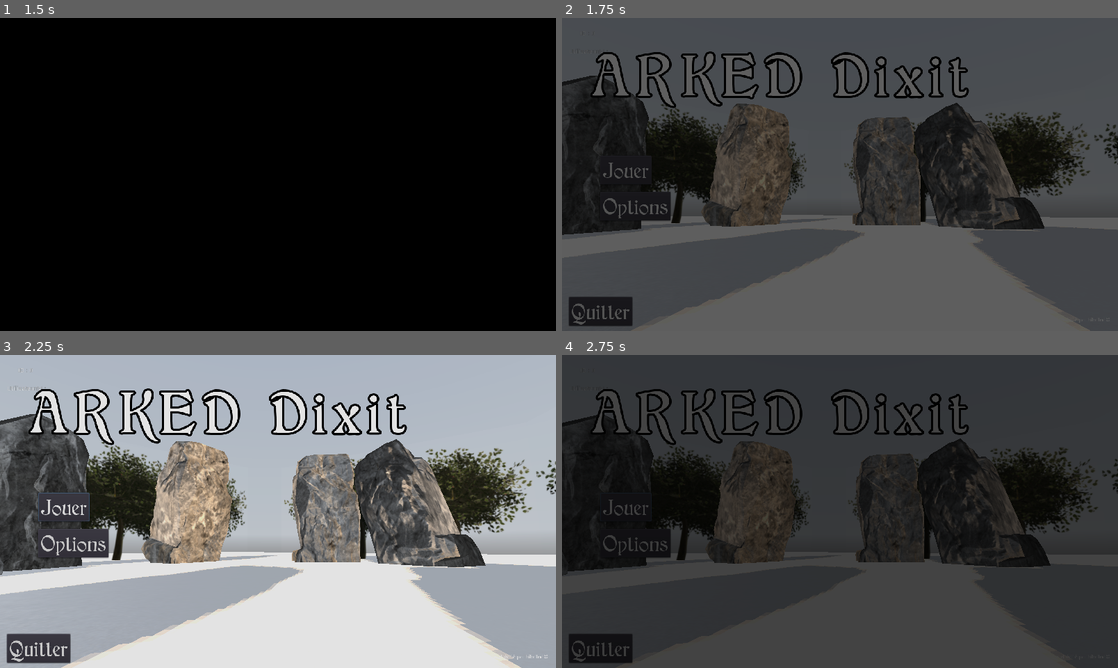
Above: before the commit, frames 1-4 (two rows, left to right).
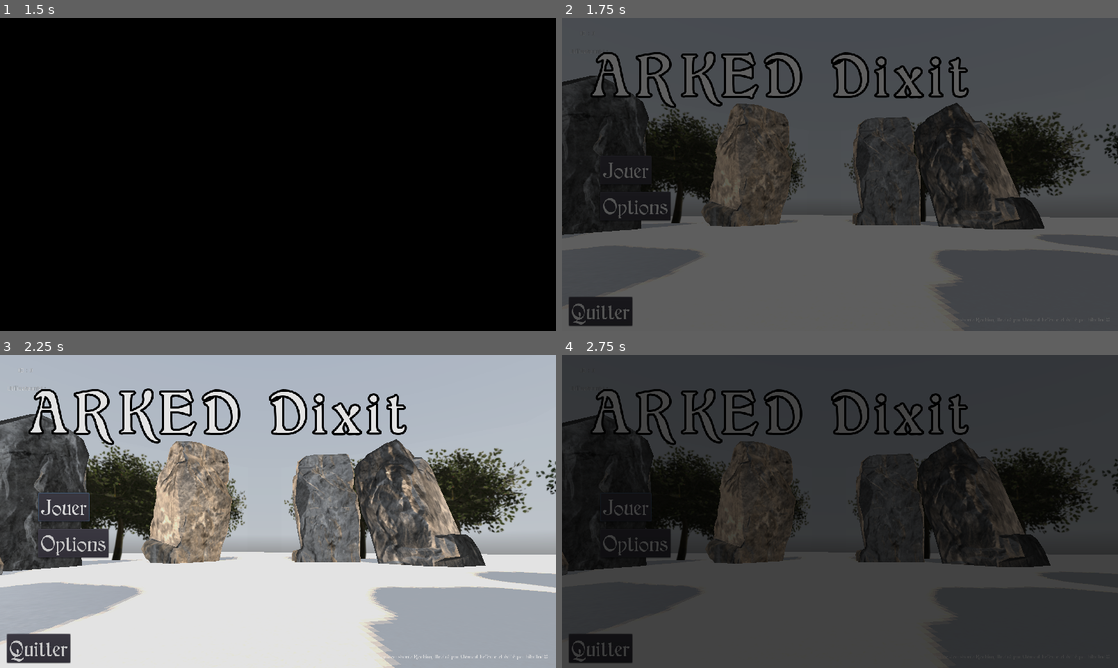
Above: after the commit, the same moments.

Repository: ArthurBajt/ARKED-Dixit-GODOT
Game: Godot game, scene res://Scenes/Intro&Outro/Intro.tscn
The game is run twice, just before and just after one commit, with the same random seed, the same clock (stepped at 60 frames per second) and the same inputs. A sky picture missing from this copy of the repository is replaced by a grey-blue gradient.
Inputs (mouse positions are in pixels of both pictures, inside the frame that each line leads up to):
- Up to frame 1 (1.5 s): tap Enter at 0.5, 0.6, 1.35 s; move the mouse to (400, 158) at 0.52 s; hold Up 0.53-1.28 s; click (400, 158) at 0.67 s; move the mouse to (166, 190) at 1.27 s; hold Down from 1.28 s (still down)
- Up to frame 2 (1.75 s): keep holding Down
- Up to frame 3 (2.25 s): release Down at 2 s; click "Jouer" at 2 s
- Up to frame 4 (2.75 s): no input

Frame 1 is identical in both runs. In frame 2, 11% of the frame differs, in the area x 0-100%, y 35-100%; in frame 3, 15%, in the area x 0-100%, y 27-100%; in frame 4, less than 0.1%.

Commit message:
Musique + options slider

Diff:
--- a/Scenes/Intro&Outro/Outro.gd
+++ b/Scenes/Intro&Outro/Outro.gd
@@ -5,6 +5,7 @@
 	$Ui/ColorRect/VBoxContainer/outroMessage.text = R.getString("outroMessage")
 	$AnimationPlayer.connect("animation_finished", self, "skip")
 	$AnimationPlayer.play("outro")
+	Music.stop()
 
 
 func _input(event):
--- a/Scenes/Menu/Menu.gd
+++ b/Scenes/Menu/Menu.gd
@@ -4,11 +4,14 @@
 onready var buttonCreer = $Ui/VBoxContainer/HBoxContainer2/ButtonCreer
 onready var buttonRejoindre = $Ui/VBoxContainer/HBoxContainer2/ButtonRejoindre
 
+export(String, FILE, "*.ogg") var musiquePath
+
 var player_name = ""
 
 func _ready():
 	buttonCreer.text = R.getString("buttonCreer")
 	buttonRejoindre.text = R.getString("buttonRejoindre")
+	Music.setMusic(self.musiquePath)
 
 
 func _on_ButtonCreer_pressed():
--- a/Scenes/Menu/Menu.tscn
+++ b/Scenes/Menu/Menu.tscn
@@ -4,6 +4,7 @@
 
 [node name="Menu" type="Node"]
 script = ExtResource( 1 )
+musiquePath = "res://Assets/Songs/teller-of-the-tales-kevin-macleod.ogg"
 
 [node name="Ui" type="Control" parent="."]
 anchor_right = 1.0
--- a/Scenes/MenuPrincipal/MenuPrincipal.gd
+++ b/Scenes/MenuPrincipal/MenuPrincipal.gd
@@ -3,9 +3,11 @@
 onready var camRoot = $"3dRoot/CamRoot"
 var vitesseRotation = 0.02
 
+export(String, FILE, "*.ogg") var musiquePath
 
 func _ready():
 	initUi()
+	Music.setMusic(self.musiquePath)
 
 func _physics_process(delta):
 	self.camRoot.rotation.y += self.vitesseRotation * delta
--- a/Scenes/MenuPrincipal/MenuPrincipal.tscn
+++ b/Scenes/MenuPrincipal/MenuPrincipal.tscn
@@ -17,6 +17,7 @@
 
 [node name="MenuPrincipal" type="Node"]
 script = ExtResource( 4 )
+musiquePath = "res://Assets/Songs/teller-of-the-tales-kevin-macleod.ogg"
 
 [node name="3dRoot" type="Spatial" parent="."]
 
@@ -30,7 +31,7 @@
 [node name="Lights" type="Spatial" parent="3dRoot/Mesh"]
 
 [node name="DirectionalLight" type="DirectionalLight" parent="3dRoot/Mesh/Lights"]
-transform = Transform( 0.878802, -0.365532, 0.306746, 0.22255, 0.882587, 0.41414, -0.422111, -0.295681, 0.856969, 4.11209, 20, 11 )
+transform = Transform( 0.763383, -0.465824, 0.447497, 0.100073, 0.769702, 0.630511, -0.638147, -0.436539, 0.634194, 3.85164, 19.7204, 10.601 )
 light_color = Color( 0.776471, 0.545098, 0.294118, 1 )
 shadow_enabled = true
 
--- /dev/null
+++ b/Scenes/MusicPlayer/MusicPlayer.gd
@@ -0,0 +1,23 @@
+class_name MusicPlayer
+extends Node
+
+onready var audioPlayer = $AudioStreamPlayer
+onready var animPlayer = $AnimationPlayer
+
+
+func changeMusic(path: String):
+	var audio = load(path)
+	self.animPlayer.play("fadeOut")
+	yield(self.animPlayer, "animation_finished")
+	self.audioPlayer.stop()
+	self.audioPlayer.stream = audio
+	self.audioPlayer.play()
+	self.animPlayer.play("fadeIn")
+	yield(self.animPlayer, "animation_finished")
+
+
+
+func stop():
+	self.animPlayer.play("fadeOut")
+	yield(self.animPlayer, "animation_finished")
+	self.audioPlayer.stop()
--- /dev/null
+++ b/Scenes/MusicPlayer/MusicPlayer.tscn
@@ -0,0 +1,40 @@
+[gd_scene load_steps=4 format=2]
+
+[ext_resource path="res://Scenes/MusicPlayer/MusicPlayer.gd" type="Script" id=1]
+
+[sub_resource type="Animation" id=1]
+resource_name = "fadeIn"
+tracks/0/type = "bezier"
+tracks/0/path = NodePath("AudioStreamPlayer:volume_db")
+tracks/0/interp = 1
+tracks/0/loop_wrap = true
+tracks/0/imported = false
+tracks/0/enabled = true
+tracks/0/keys = {
+"points": PoolRealArray( -25, -0.25, 0, 0.25, 0, 0, -0.25, 0, 0.25, 0 ),
+"times": PoolRealArray( 0, 1 )
+}
+
+[sub_resource type="Animation" id=2]
+resource_name = "fadeOut"
+tracks/0/type = "bezier"
+tracks/0/path = NodePath("AudioStreamPlayer:volume_db")
+tracks/0/interp = 1
+tracks/0/loop_wrap = true
+tracks/0/imported = false
+tracks/0/enabled = true
+tracks/0/keys = {
+"points": PoolRealArray( 0, -0.25, 0, 0.25, 0, -25, -0.25, 0, 0.25, 0 ),
+"times": PoolRealArray( 0, 1 )
+}
+
+[node name="MusicPlayer" type="Node"]
+script = ExtResource( 1 )
+
+[node name="AudioStreamPlayer" type="AudioStreamPlayer" parent="."]
+volume_db = -25.0
+bus = "Music"
+
+[node name="AnimationPlayer" type="AnimationPlayer" parent="."]
+anims/fadeIn = SubResource( 1 )
+anims/fadeOut = SubResource( 2 )
--- a/Scenes/Options/Options.gd
+++ b/Scenes/Options/Options.gd
@@ -24,3 +24,25 @@
 
 func _on_ButtonFermer_pressed():
 	self.cache()
+
+
+#==========================
+#	Changement
+
+# Son
+# VOLUME
+onready var busVolume = AudioServer.get_bus_index("Master")
+func _on_SliderVolume_value_changed(value):
+	AudioServer.set_bus_volume_db( self.busVolume, value )
+
+
+# MUSIQUE
+onready var busMusic = AudioServer.get_bus_index("Music")
+func _on_SliderMusique_value_changed(value):
+	AudioServer.set_bus_volume_db( self.busMusic, value )
+
+
+# SFX
+onready var busSfx = AudioServer.get_bus_index("Sfx")
+func _on_SliderSfx_value_changed(value):
+	AudioServer.set_bus_volume_db( self.busSfx, value )
--- a/Scenes/Options/Options.tscn
+++ b/Scenes/Options/Options.tscn
@@ -1,8 +1,7 @@
-[gd_scene load_steps=5 format=2]
+[gd_scene load_steps=4 format=2]
 
 [ext_resource path="res://Assets/Font/CatChild_base_64.tres" type="DynamicFont" id=1]
 [ext_resource path="res://Scenes/Options/Options.gd" type="Script" id=2]
-[ext_resource path="res://Assets/Font/CatChild_base_12.tres" type="DynamicFont" id=3]
 [ext_resource path="res://Assets/Font/CatChild_base_48.tres" type="DynamicFont" id=4]
 
 [node name="Options" type="Control"]
@@ -47,60 +46,72 @@
 }
 
 [node name="LabelTitre" type="Label" parent="HBoxContainer/Panel/VBoxContainer"]
-margin_top = 232.0
+margin_top = 194.0
 margin_right = 500.0
-margin_bottom = 311.0
+margin_bottom = 273.0
 custom_fonts/font = ExtResource( 1 )
 text = "Options"
 align = 1
 valign = 1
 
+[node name="LabelVolume" type="Label" parent="HBoxContainer/Panel/VBoxContainer"]
+margin_top = 277.0
+margin_right = 500.0
+margin_bottom = 337.0
+custom_fonts/font = ExtResource( 4 )
+text = "Volume"
+align = 1
+valign = 1
+
+[node name="HBoxVolume" type="HBoxContainer" parent="HBoxContainer/Panel/VBoxContainer"]
+margin_top = 341.0
+margin_right = 500.0
+margin_bottom = 357.0
+alignment = 1
+__meta__ = {
+"_edit_use_anchors_": false
+}
+
+[node name="SliderVolume" type="HSlider" parent="HBoxContainer/Panel/VBoxContainer/HBoxVolume"]
+margin_left = 160.0
+margin_right = 340.0
+margin_bottom = 16.0
+rect_min_size = Vector2( 180, 0 )
+min_value = -24.0
+max_value = 0.0
+step = 0.5
+
 [node name="LabelMusique" type="Label" parent="HBoxContainer/Panel/VBoxContainer"]
-margin_top = 315.0
+margin_top = 361.0
 margin_right = 500.0
-margin_bottom = 375.0
+margin_bottom = 421.0
 custom_fonts/font = ExtResource( 4 )
 text = "Musique"
 align = 1
 valign = 1
 
 [node name="HBoxMusique" type="HBoxContainer" parent="HBoxContainer/Panel/VBoxContainer"]
-margin_top = 379.0
+margin_top = 425.0
 margin_right = 500.0
-margin_bottom = 399.0
+margin_bottom = 441.0
 alignment = 1
 __meta__ = {
 "_edit_use_anchors_": false
 }
 
-[node name="ButtonMusiqueMoins" type="Button" parent="HBoxContainer/Panel/VBoxContainer/HBoxMusique"]
-margin_left = 206.0
-margin_right = 226.0
-margin_bottom = 20.0
-rect_pivot_offset = Vector2( -1283.07, -114.851 )
-text = "<"
-
-[node name="LabelMusiqueValeur" type="Label" parent="HBoxContainer/Panel/VBoxContainer/HBoxMusique"]
-margin_left = 230.0
-margin_top = 2.0
-margin_right = 270.0
-margin_bottom = 17.0
-custom_fonts/font = ExtResource( 3 )
-text = "----------"
-align = 1
-valign = 1
-
-[node name="ButtonMusiquePlus" type="Button" parent="HBoxContainer/Panel/VBoxContainer/HBoxMusique"]
-margin_left = 274.0
-margin_right = 294.0
-margin_bottom = 20.0
-rect_pivot_offset = Vector2( -1283.07, -114.851 )
-text = ">"
+[node name="SliderMusique" type="HSlider" parent="HBoxContainer/Panel/VBoxContainer/HBoxMusique"]
+margin_left = 160.0
+margin_right = 340.0
+margin_bottom = 16.0
+rect_min_size = Vector2( 180, 0 )
+min_value = -24.0
+max_value = 0.0
+step = 0.5
 
 [node name="LabelSfx" type="Label" parent="HBoxContainer/Panel/VBoxContainer"]
-margin_top = 403.0
+margin_top = 445.0
 margin_right = 500.0
-margin_bottom = 463.0
+margin_bottom = 505.0
 custom_fonts/font = ExtResource( 4 )
 text = "SFX"
 align = 1
@@ -110,37 +121,22 @@
 }
 
 [node name="HBoxSfx" type="HBoxContainer" parent="HBoxContainer/Panel/VBoxContainer"]
-margin_top = 467.0
+margin_top = 509.0
 margin_right = 500.0
-margin_bottom = 487.0
+margin_bottom = 525.0
 alignment = 1
 __meta__ = {
 "_edit_use_anchors_": false
 }
 
-[node name="ButtonSfxMoins" type="Button" parent="HBoxContainer/Panel/VBoxContainer/HBoxSfx"]
-margin_left = 206.0
-margin_right = 226.0
-margin_bottom = 20.0
-rect_pivot_offset = Vector2( -1283.07, -114.851 )
-text = "<"
-
-[node name="LabelSfxValeur" type="Label" parent="HBoxContainer/Panel/VBoxContainer/HBoxSfx"]
-margin_left = 230.0
-margin_top = 2.0
-margin_right = 270.0
-margin_bottom = 17.0
-custom_fonts/font = ExtResource( 3 )
-text = "----------"
-align = 1
-valign = 1
-
-[node name="ButtonSfxPlus" type="Button" parent="HBoxContainer/Panel/VBoxContainer/HBoxSfx"]
-margin_left = 274.0
-margin_right = 294.0
-margin_bottom = 20.0
-rect_pivot_offset = Vector2( -1283.07, -114.851 )
-text = ">"
+[node name="SliderSfx" type="HSlider" parent="HBoxContainer/Panel/VBoxContainer/HBoxSfx"]
+margin_left = 160.0
+margin_right = 340.0
+margin_bottom = 16.0
+rect_min_size = Vector2( 180, 0 )
+min_value = -24.0
+max_value = 0.0
+step = 0.5
 
 [node name="ButtonFermer" type="Button" parent="HBoxContainer/Panel"]
 margin_right = 50.0
@@ -152,4 +148,7 @@
 "_edit_use_anchors_": false
 }
 
+[connection signal="value_changed" from="HBoxContainer/Panel/VBoxContainer/HBoxVolume/SliderVolume" to="." method="_on_SliderVolume_value_changed"]
+[connection signal="value_changed" from="HBoxContainer/Panel/VBoxContainer/HBoxMusique/SliderMusique" to="." method="_on_SliderMusique_value_changed"]
+[connection signal="value_changed" from="HBoxContainer/Panel/VBoxContainer/HBoxSfx/SliderSfx" to="." method="_on_SliderSfx_value_changed"]
 [connection signal="pressed" from="HBoxContainer/Panel/ButtonFermer" to="." method="_on_ButtonFermer_pressed"]
--- /dev/null
+++ b/Scripts/Music.gd
@@ -0,0 +1,29 @@
+extends Node
+
+const NODE_MUSIQUE_PLAYER = preload("res://Scenes/MusicPlayer/MusicPlayer.tscn")
+var player: MusicPlayer
+var currentSong: String
+
+
+func _ready():
+	self.player = self.NODE_MUSIQUE_PLAYER.instance()
+	self.get_parent().call_deferred("add_child", self.player)
+
+
+func setMusic(path:String):
+	""" Met a jour la musique actuelle"""
+	if path == self.currentSong:
+		return
+
+	if not File.new().file_exists(path): # si le fichier n'existe pas
+		push_warning("L'audio "+path+" n'existe pas !")
+		return
+
+	self.player.changeMusic(path)
+	self.currentSong = path
+
+
+func stop():
+	""" Stop la musique actuelle """
+	self.player.stop()
+	pass
--- /dev/null
+++ b/default_bus_layout.tres
@@ -0,0 +1,15 @@
+[gd_resource type="AudioBusLayout" format=2]
+
+[resource]
+bus/1/name = "Music"
+bus/1/solo = false
+bus/1/mute = false
+bus/1/bypass_fx = false
+bus/1/volume_db = 0.0
+bus/1/send = "Master"
+bus/2/name = "Sfx"
+bus/2/solo = false
+bus/2/mute = false
+bus/2/bypass_fx = false
+bus/2/volume_db = 0.0
+bus/2/send = "Master"
--- a/project.godot
+++ b/project.godot
@@ -25,6 +25,11 @@
 "path": "res://Scenes/Joueur/Joueur.gd"
 }, {
 "base": "Node",
+"class": "MusicPlayer",
+"language": "GDScript",
+"path": "res://Scenes/MusicPlayer/MusicPlayer.gd"
+}, {
+"base": "Node",
 "class": "Options",
 "language": "GDScript",
 "path": "res://Scenes/Options/Options.gd"
@@ -43,6 +48,7 @@
 "Carte": "",
 "Chat": "",
 "Joueur": "",
+"MusicPlayer": "",
 "Options": "",
 "Pioche": "",
 "TransitionScene": ""
@@ -62,6 +68,7 @@
 R="*res://Scripts/R.gd"
 Debug="*res://Scripts/Debug.gd"
 Transition="*res://Scripts/Transition.gd"
+Music="*res://Scripts/Music.gd"
 
 [display]
 
Not shown, added: Assets/Songs/pippin-the-hunchback-kevin-macleod.ogg.import
Not shown, added: Assets/Songs/teller-of-the-tales-kevin-macleod.ogg.import
Not shown, added: Assets/Songs/pippin-the-hunchback-kevin-macleod.ogg
Not shown, added: Assets/Songs/teller-of-the-tales-kevin-macleod.ogg
